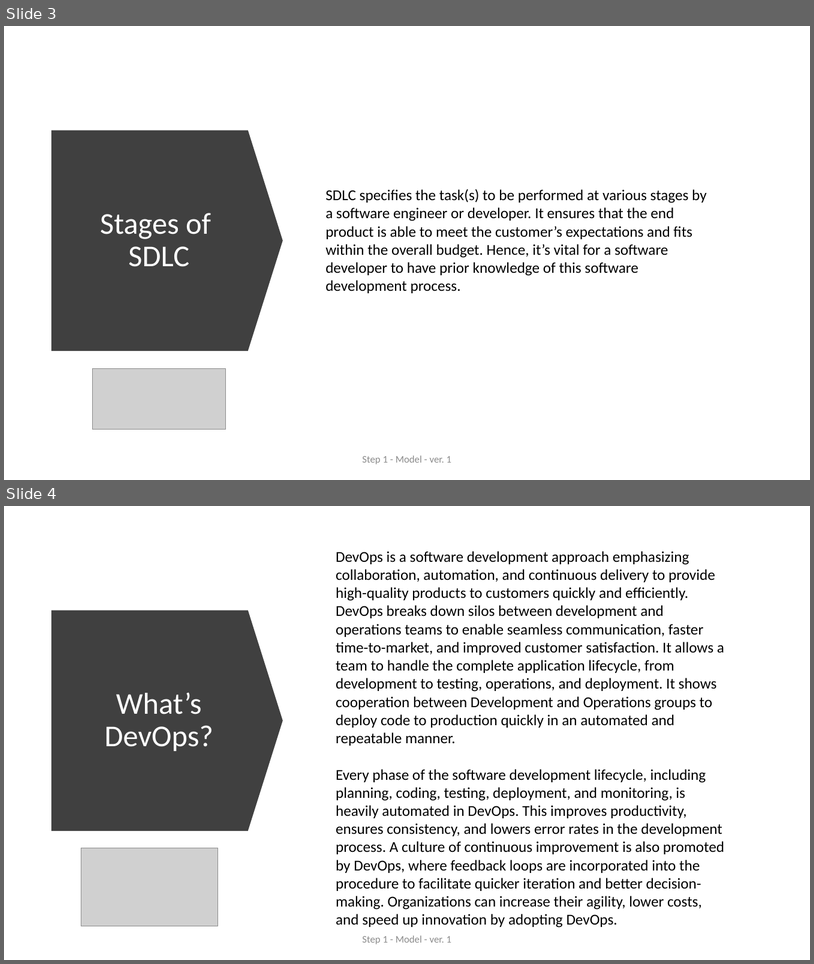
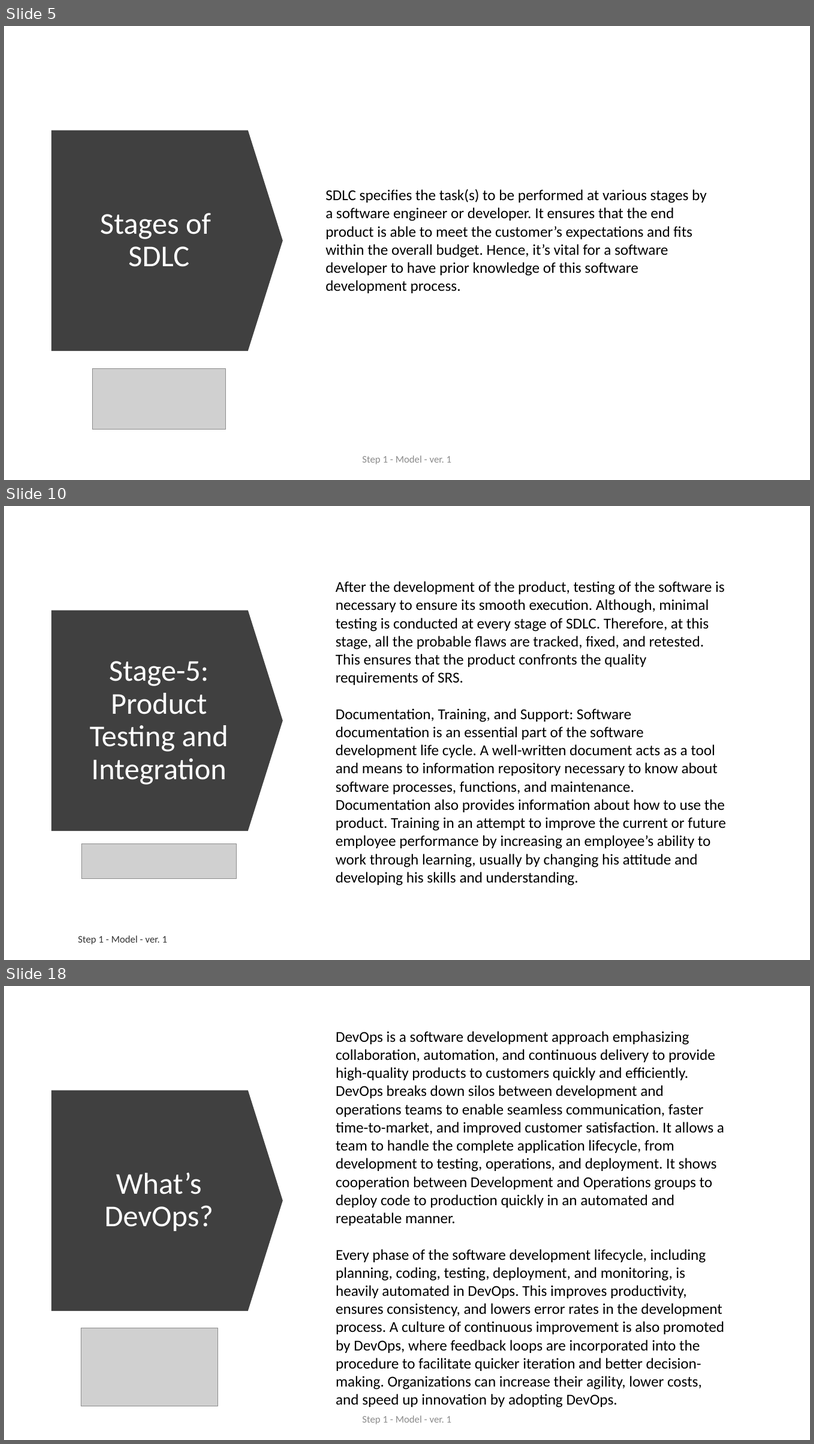
Before and after one commit to ext4dmin/DevOps-Mentorship, a slide deck: Step1-Model_speach.pptx. Shown one above the other, each under a label of ours: slides 3 and 4 before the commit, slides 5, 10 and 18 after it; the slides between them are not shown. The pictures are 814x964 and 814x1444 pixels, drawn with LibreOffice and Linux fonts; fonts in the diff are those of the drawing; grey boxes stand for pictures. Boxes give left, top, right and bottom in pixels: in the first picture for what was removed or moved away, otherwise in the second. Text is boxed around its words. In the diff, an @@ line names an element or a change of style, - is before the commit and + after.

Commit message:
Step 1. Model. <before editing>

```diff
--- a/Step1-Model_speach.pptx
+++ b/Step1-Model_speach.pptx
@@ slide 10 added at (4,506,810,960), background #FFFFFF @@
@@ text added at (336,581,726,885), 18 pt, text #000000 @@
+After the development of the product, testing of the software is necessary to ensure its smooth execution. Although, minimal testing is conducted at every stage of SDLC. Therefore, at this stage, all the probable flaws are tracked, fixed, and retested. This ensures that the product confronts the quality requirements of SRS.
+Documentation, Training, and Support: Software documentation is an essential part of the software development life cycle. A well-written document acts as a tool and means to information repository necessary to know about software processes, functions, and maintenance. Documentation also provides information about how to use the product. Training in an attempt to improve the current or future employee performance by increasing an employee’s ability to work through learning, usually by changing his attitude and developing his skills and understanding.
@@ down arrow added at (52,610,284,831), fill #404040 @@
@@ title added at (90,661,228,784), 36 pt, text #FFFFFF @@
+Stage-5: Product Testing and Integration
@@ picture added at (81,844,236,879) @@
@@ text added at (78,935,167,944), 12 pt, text #000000 at 80% opacity @@
+Step 1 - Model - ver. 1
@@ what was slide 3 is now slide 5 @@
@@ what was slide 4 is now slide 18 @@
```
Also in this commit, not shown: 2 slides changed, 33 other slides added, 1 other file.
